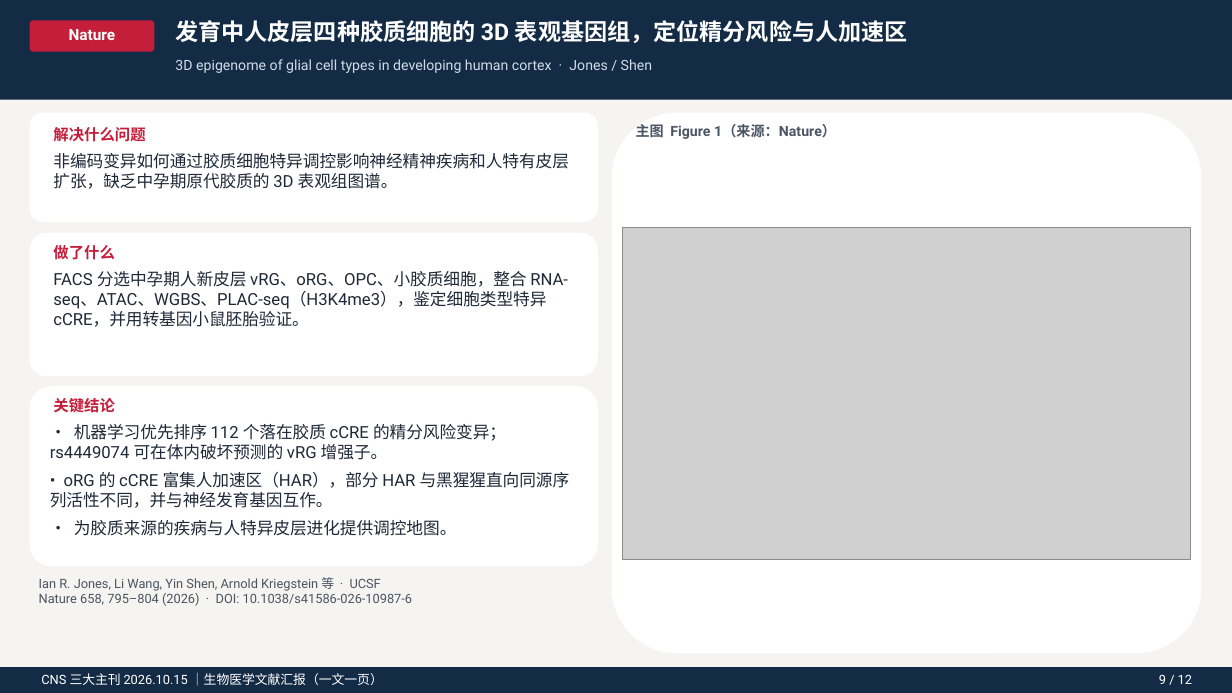
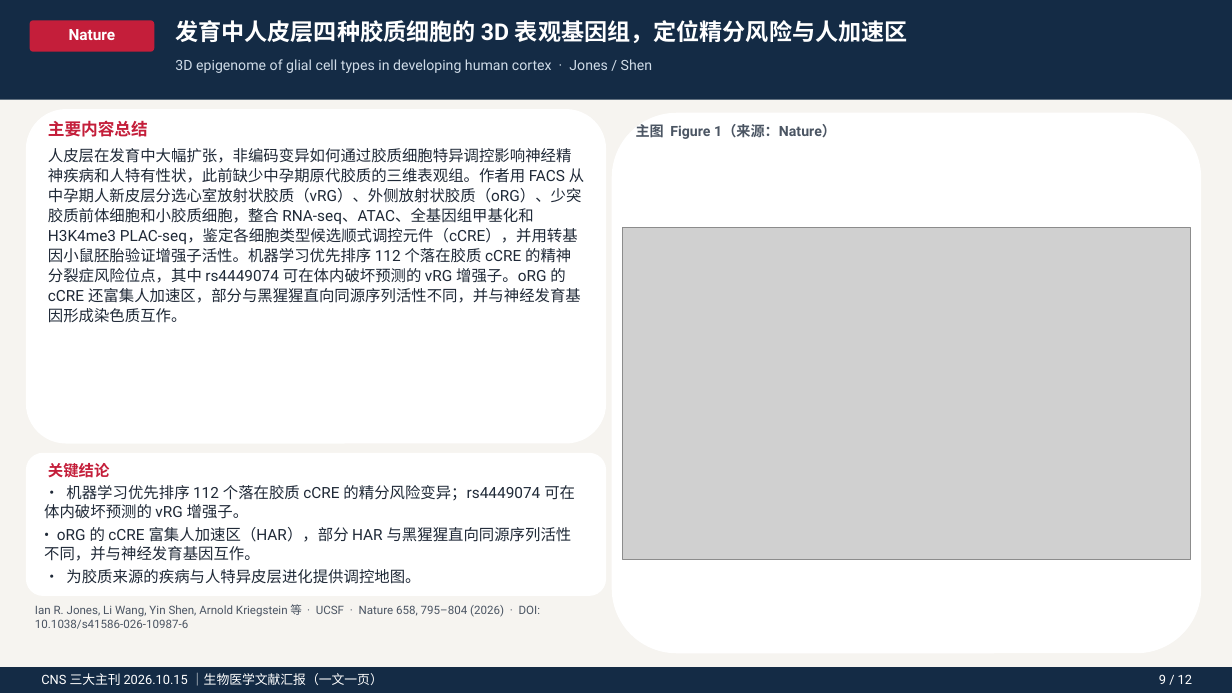
Before and after one commit to zh798858037-sys/AI, a slide deck: slide 11 of CNS_20261015_生物医学文献汇报.pptx. Drawn at 1232x693 pixels with LibreOffice and Linux fonts; fonts in the diff are those of the drawing; grey boxes stand for pictures. Boxes give left, top, right and bottom in pixels: in the first picture for what was removed or moved away, otherwise in the second. Text is boxed around its words. In the diff, an @@ line names an element or a change of style, - is before the commit and + after.

```diff
--- a/CNS_20261015_生物医学文献汇报.pptx
+++ b/CNS_20261015_生物医学文献汇报.pptx
@@ rounded rectangle: place and size @@
-rounded rectangle at bbox=[30, 233, 598, 376]
+rounded rectangle at bbox=[26, 109, 606, 444]
@@ rounded rectangle removed at bbox=[30, 113, 598, 222] @@
@@ text added at bbox=[48, 120, 148, 137], 13 pt, text #C41E3A, bold @@
+主要内容总结
@@ text added at bbox=[48, 148, 584, 323], 12 pt, text #1F2937 @@
+人皮层在发育中大幅扩张，非编码变异如何通过胶质细胞特异调控影响神经精神疾病和人特有性状，此前缺少中孕期原代胶质的三维表观组。作者用 FACS 从中孕期人新皮层分选心室放射状胶质（vRG）、外侧放射状胶质（oRG）、少突胶质前体细胞和小胶质细胞，整合 RNA-seq、ATAC、全基因组甲基化和 H3K4me3 PLAC-seq，鉴定各细胞类型候选顺式调控元件（cCRE），并用转基因小鼠胚胎验证增强子活性。机器学习优先排序 112 个落在胶质 cCRE 的精神分裂症风险位点，其中 rs4449074 可在体内破坏预测的 vRG 增强子。oRG 的 cCRE 还富集人加速区，部分与黑猩猩直向同源序列活性不同，并与神经发育基因形成染色质互作。
@@ text removed at bbox=[53, 127, 145, 142] @@
-解决什么问题
@@ text removed at bbox=[53, 153, 569, 189] @@
-非编码变异如何通过胶质细胞特异调控影响神经精神疾病和人特有皮层扩张，缺乏中孕期原代胶质的 3D 表观组图谱。
@@ text removed at bbox=[53, 245, 115, 260] @@
-做了什么
@@ text removed at bbox=[53, 271, 568, 327] @@
-FACS 分选中孕期人新皮层 vRG、oRG、OPC、小胶质细胞，整合 RNA-seq、ATAC、WGBS、PLAC-seq（H3K4me3），鉴定细胞类型特异 cCRE，并用转基因小鼠胚胎验证。
@@ rounded rectangle: place and size @@
-rounded rectangle at bbox=[30, 386, 598, 567]
+rounded rectangle at bbox=[26, 453, 606, 596]
@@ text "• 机器学习优先排序 112 个落在胶质 cCRE ...": place and size @@
-text "• 机器学习优先排序 112 个落在胶质 cCRE ..." at bbox=[50, 424, 570, 536]
+text "• 机器学习优先排序 112 个落在胶质 cCRE ..." at bbox=[44, 485, 575, 584]
@@ text "• 机器学习优先排序 112 个落在胶质 cCRE ..." at bbox=[44, 485, 575, 584]: size 13 to 12 pt; less space between paragraphs @@
@@ text "关键结论": place and size @@
-text "关键结论" at bbox=[53, 398, 115, 413]
+text "关键结论" at bbox=[48, 463, 110, 478]
@@ text at bbox=[35, 604, 540, 629]: text changed; size 10 to 9 pt @@
-Ian R. Jones, Li Wang, Yin Shen, Arnold Kriegstein 等 · UCSF
-Nature 658, 795–804 (2026) · DOI: 10.1038/s41586-026-10987-6
+Ian R. Jones, Li Wang, Yin Shen, Arnold Kriegstein 等 · UCSF · Nature 658, 795–804 (2026) · DOI: 10.1038/s41586-026-10987-6
```
Also in this commit, not shown: 12 other slides changed, 2 other files.
